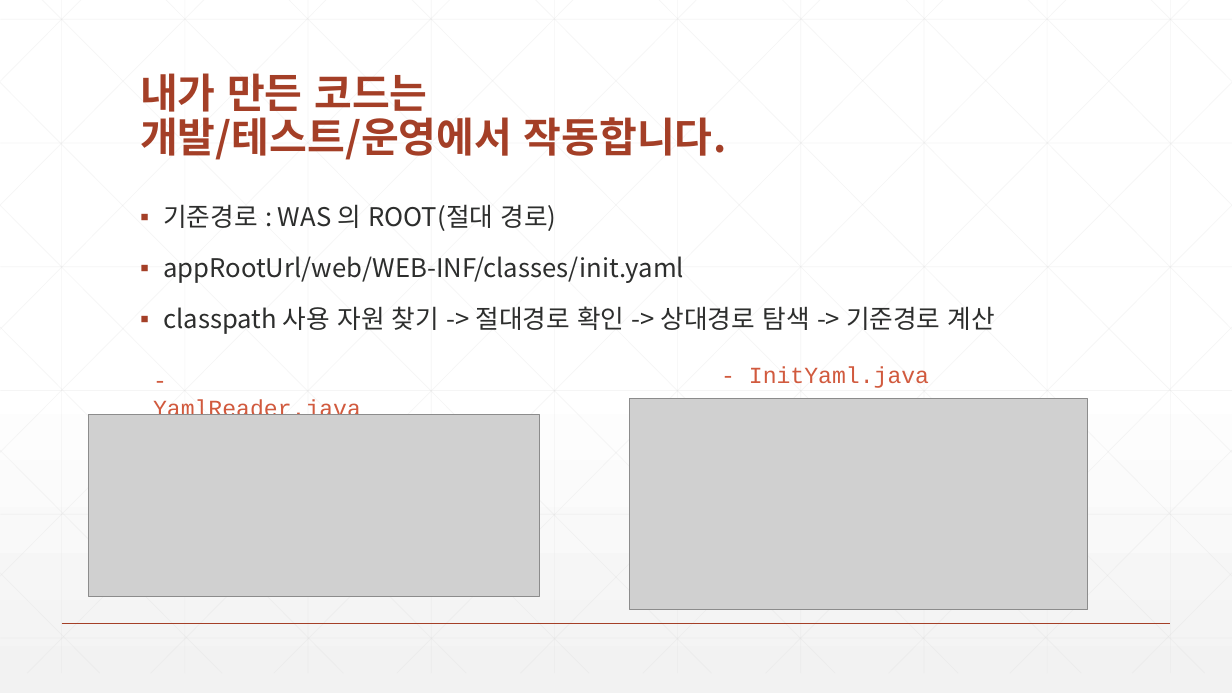
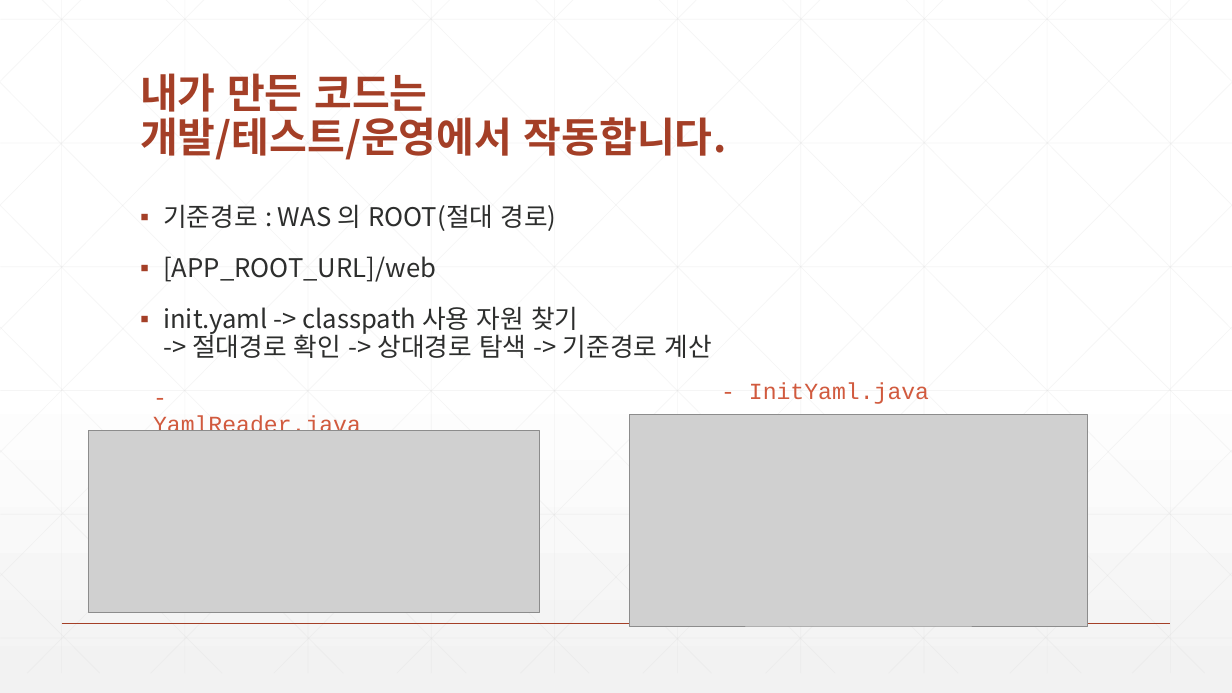
Before and after one commit to zeroshift01/code5, a slide deck: slide 3 of inflearn01/doc/내가만든코드는개발테스트운영에서작동합니다.pptx. Drawn at 1232x693 pixels with LibreOffice and Linux fonts; fonts in the diff are those of the drawing; grey boxes stand for pictures. Boxes give left, top, right and bottom in pixels: in the first picture for what was removed or moved away, otherwise in the second. Text is boxed around its words. In the diff, an @@ line names an element or a change of style, - is before the commit and + after.

```diff
--- a/inflearn01/doc/내가만든코드는개발테스트운영에서작동합니다.pptx
+++ b/inflearn01/doc/내가만든코드는개발테스트운영에서작동합니다.pptx
@@ text at (163,256,712,358): text changed @@
-▪ appRootUrl/web/WEB-INF/classes/init.yaml
-▪ classpath 사용 자원 찾기 -> 절대경로 확인 -> 상대경로 탐색 -> 기준경로 계산
+▪ [APP_ROOT_URL]/web
+▪ init.yaml -> classpath 사용 자원 찾기
+  -> 절대경로 확인 -> 상대경로 탐색 -> 기준경로 계산
@@ 2 pictures, 2 texts: place and size @@
-2 pictures, 2 texts at (89,366,1089,610)
+2 pictures, 2 texts at (89,382,1089,627)
```
Also in this commit, not shown: 8 other files.
